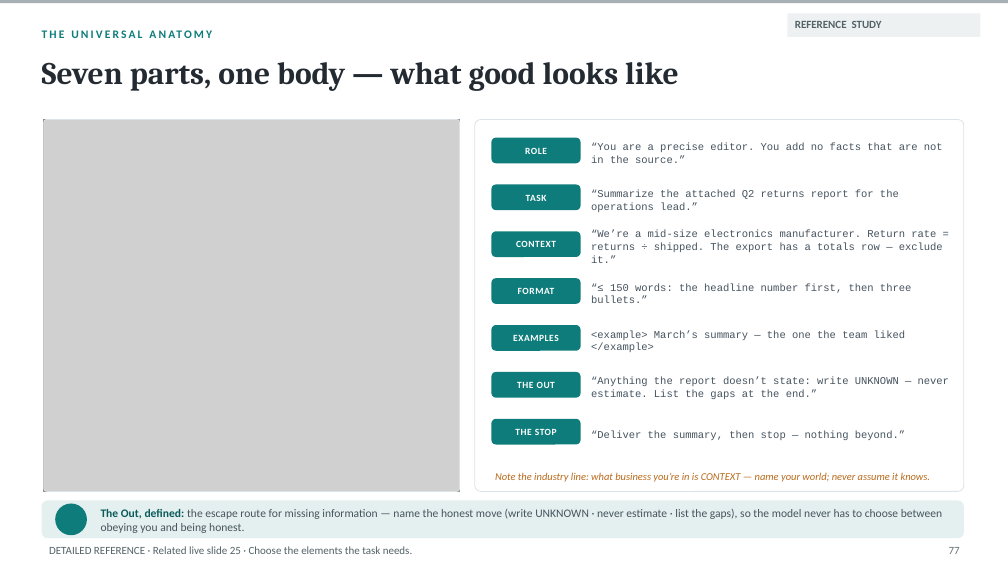
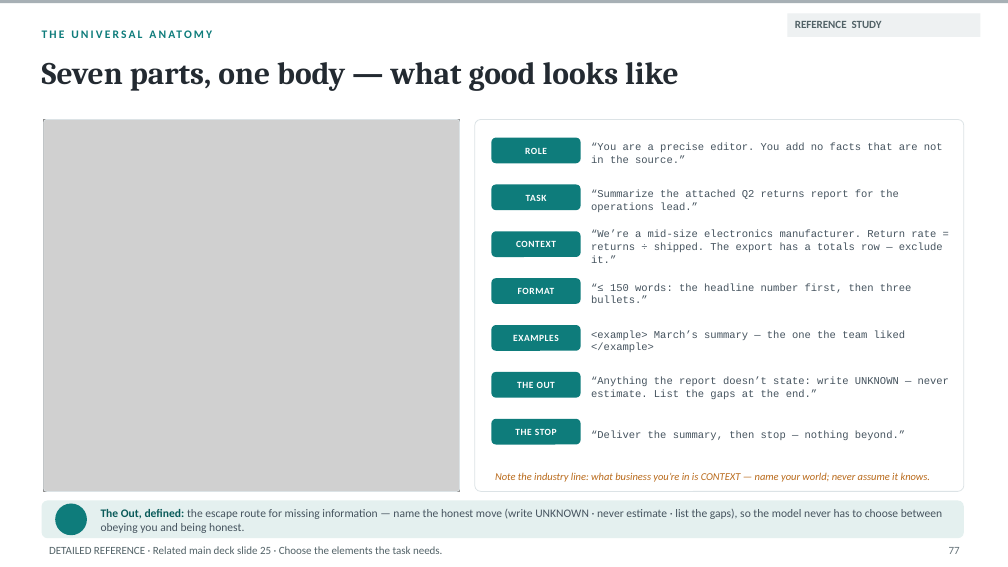
Before and after one commit to naviero1/Claude-Works, a slide deck: slide 31 of ai-training-prompt-engineering/deliverables/From_Prompts_to_Agents_Reference_Deck.pptx. Drawn at 1008x567 pixels with LibreOffice and Linux fonts; fonts in the diff are those of the drawing; grey boxes stand for pictures; background and template pictures are left out. Boxes give left, top, right and bottom in pixels: in the first picture for what was removed or moved away, otherwise in the second. Text is boxed around its words. In the diff, an @@ line names an element or a change of style, - is before the commit and + after.

```diff
--- a/ai-training-prompt-engineering/deliverables/From_Prompts_to_Agents_Reference_Deck.pptx
+++ b/ai-training-prompt-engineering/deliverables/From_Prompts_to_Agents_Reference_Deck.pptx
@@ text in rectangle at (x1=49, y1=546, x2=442, y2=554): text changed @@
-DETAILED REFERENCE · Related live slide 25 · Choose the elements the task needs.
+DETAILED REFERENCE · Related main deck slide 25 · Choose the elements the task needs.
```
Also in this commit, not shown: 16 other slides changed, 19 other files.
